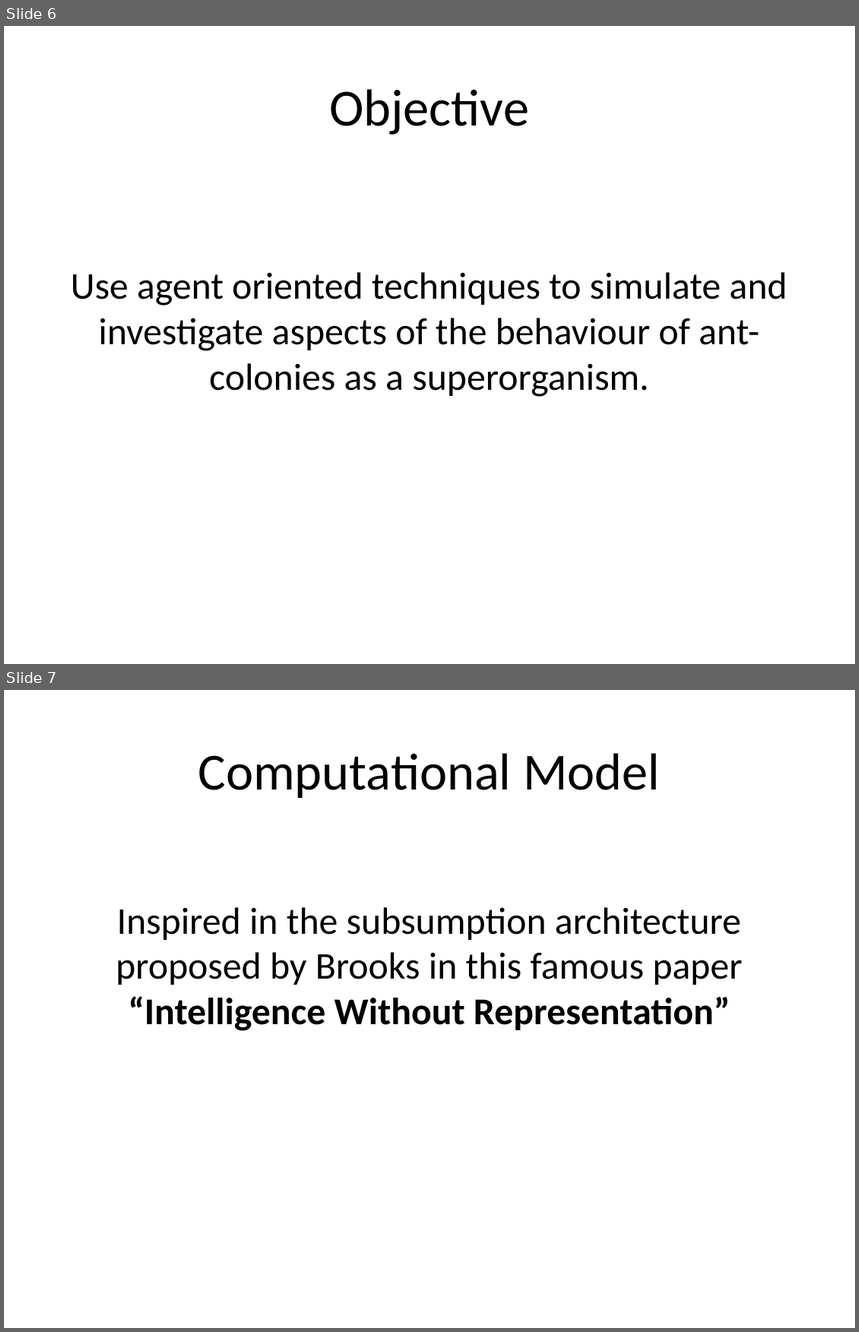
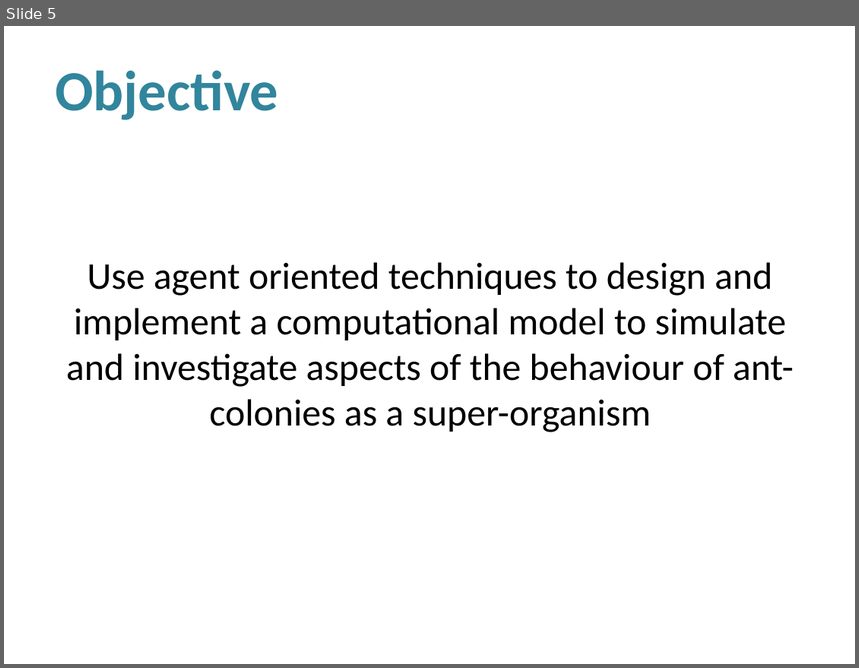
Before and after one commit to luiz-filipe/msc-project, a slide deck: presentation-june/Presentation.pptx. Shown one above the other, each under a label of ours: slides 6 and 7 before the commit, slide 5 after it. The pictures are 859x1332 and 859x668 pixels, drawn with LibreOffice and Linux fonts; fonts in the diff are those of the drawing; background and template pictures are left out. Boxes give left, top, right and bottom in pixels: in the first picture for what was removed or moved away, otherwise in the second. Text is boxed around its words. In the diff, an @@ line names an element or a change of style, - is before the commit and + after.

Commit message:
AgentType decoupled from Task, Presentation updated with UML class diagram, UML model added. Fixed issue with Agent and Node initialisation.

```diff
--- a/presentation-june/Presentation.pptx
+++ b/presentation-june/Presentation.pptx
@@ slide 7 removed at bbox=[4, 690, 855, 1328], background #FFFFFF @@
@@ title removed at bbox=[199, 753, 660, 798] @@
-Computational Model
@@ text removed at bbox=[116, 907, 743, 1031] @@
-Inspired in the subsumption architecture proposed by Brooks in this famous paper “Intelligence Without Representation”
@@ what was slide 6 is now slide 5 @@
@@ slide 5 changed as well @@
@@ title "Objective" at bbox=[55, 70, 278, 120]: size 44 to 48 pt, text colour #000000 to #31859C, bold on; alignment centre to left @@
@@ text at bbox=[66, 262, 794, 433]: text changed @@
-Use agent oriented techniques to simulate and investigate aspects of the behaviour of ant-colonies as a superorganism.
+Use agent oriented techniques to design and implement a computational model to simulate and investigate aspects of the behaviour of ant-colonies as a super-organism
```
Also in this commit, not shown: 8 other slides changed, 4 slides added, 4 other slides removed, 13 other files.
